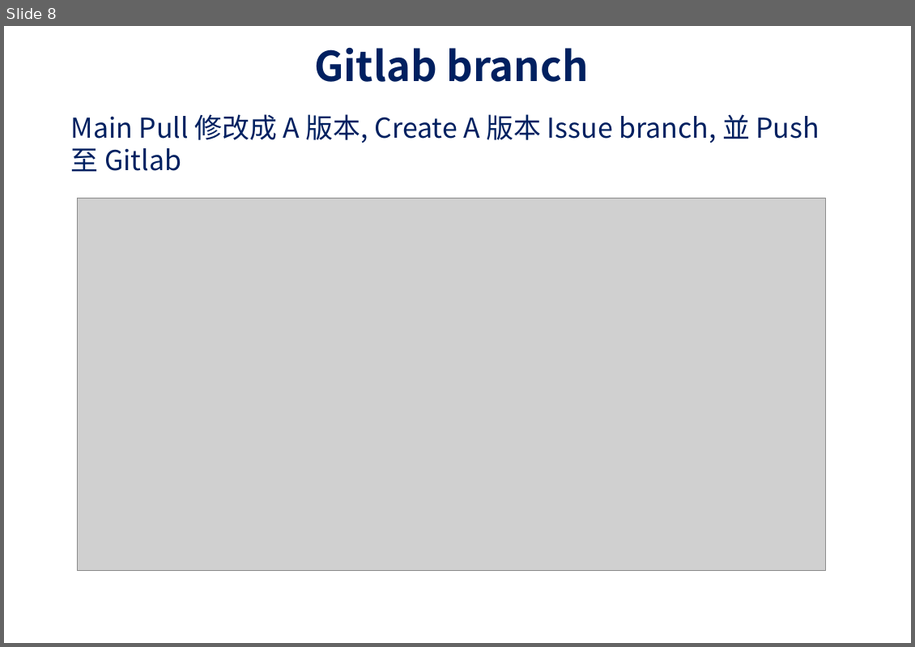
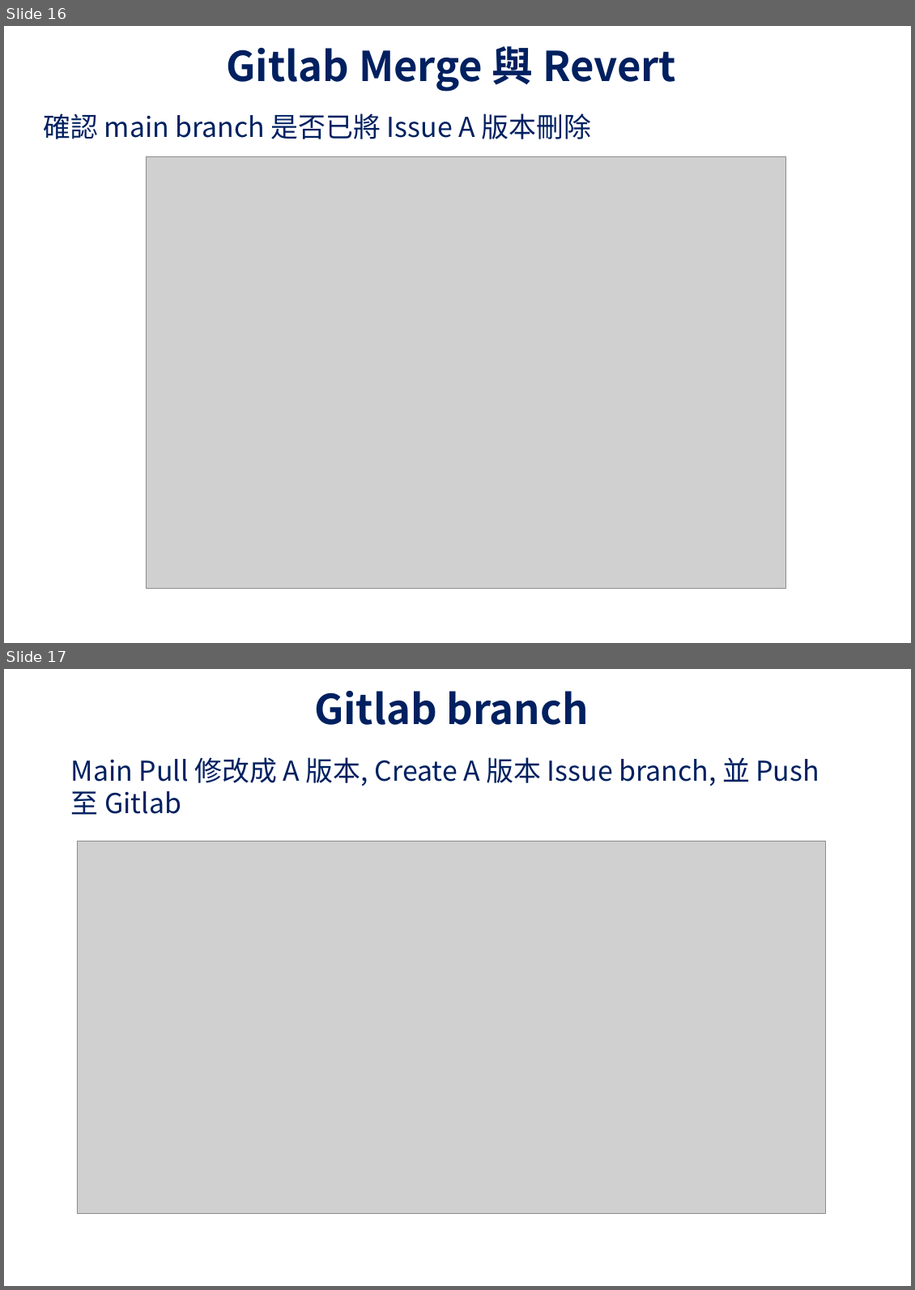
Before and after one commit to UDFWu/transfile, a slide deck: CICD Process.pptx. Shown one above the other, each under a label of ours: slide 8 before the commit, slides 16 and 17 after it. The pictures are 915x647 and 915x1290 pixels, drawn with LibreOffice and Linux fonts; fonts in the diff are those of the drawing; grey boxes stand for pictures; background and template pictures are left out. Boxes give left, top, right and bottom in pixels: in the first picture for what was removed or moved away, otherwise in the second. Text is boxed around its words. In the diff, an @@ line names an element or a change of style, - is before the commit and + after.

```diff
--- a/CICD Process.pptx
+++ b/CICD Process.pptx
@@ slide 16 added at (x1=4, y1=26, x2=911, y2=643), background picture (left out) @@
@@ title added at (x1=227, y1=46, x2=676, y2=92), 36 pt, text #002060, bold @@
+Gitlab Merge 與 Revert
@@ text added at (x1=43, y1=113, x2=591, y2=139), 24 pt, text #002060 @@
+確認 main branch 是否已將 Issue A 版本刪除
@@ picture added at (x1=147, y1=157, x2=787, y2=589) @@
@@ what was slide 8 is now slide 17 @@
```
Also in this commit, not shown: 5 slides changed, 8 other slides added.
